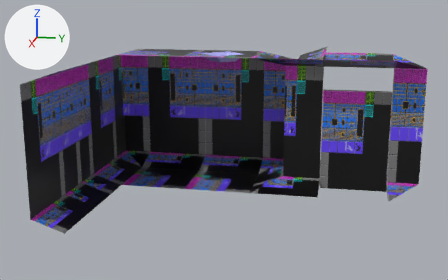
The Blender file assets/blender/tiles.blend: old version first, new version second.
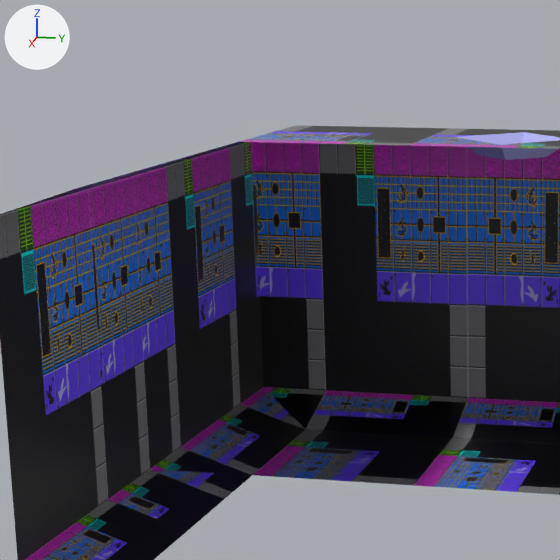
Each version appears first whole from a 50 mm camera at (9.19, 2.85, 2.97) aimed at (0.62, 1.14, 0.82), and next in a close-up on the part from 5% to 54% of the width and 0% to 78% of the height. Lighting does not change. The marker at upper left points along +X, +Y and +Z.

Names of what the first close-up shows: 'ceiling_even', 'ceiling_uneven', 'floor_even', 'floor_uneven', 'l_in_r_none', 'l_none_r_none', 'l_none_r_out', 'l_out_r_none', 'l_out_r_out'.
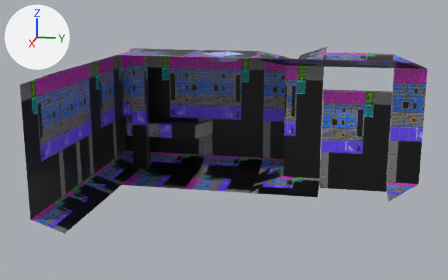
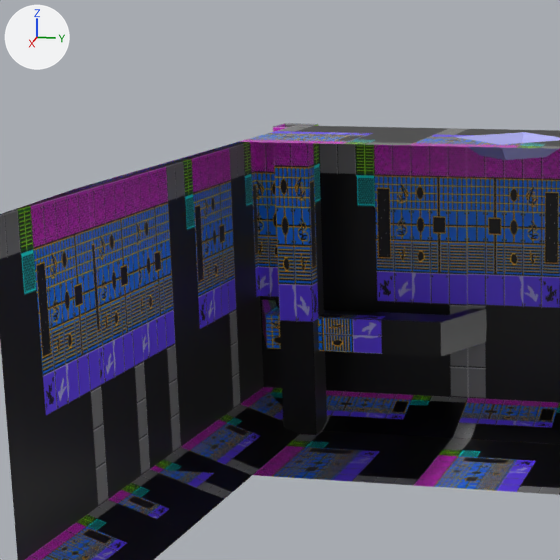
Commit message: exploration: add pipe shapes

The change, as a list of edits to the scene's bpy script:
```text
Add me_cube_002:
    me_cube_002.from_pydata(...)  # 20 vertices, 16 faces; spans x -0.76..-0.04, y -0.5..1.1, z 0.54..0.77
    me_cube_002.materials.append(mat_material)  # picture img_tileset1_png
Add me_cube_001:
    me_cube_001.from_pydata(...)  # 8 vertices, 4 faces; spans x -0.16..0.06, y -0.16..0.07, z 0.0..2.0
    me_cube_001.materials.append(mat_material)  # picture img_tileset1_png
Add ob_pipe_h:
    ob_pipe_h = bpy.data.objects.new('pipe_h', me_cube_002)
    ob_pipe_h.location = (-0.45, -0.456, 0.0)
Add ob_pipe_v:
    ob_pipe_v = bpy.data.objects.new('pipe_v', me_cube_001)
    ob_pipe_v.location = (-0.45, -0.456, 0.0)
```

Changed parts and their boxes (x1, y1, x2, y2) in the close-ups (560 x 560 px):
'pipe_v', added: after (273, 123, 327, 435)
'pipe_h', added: after (262, 300, 486, 357)
